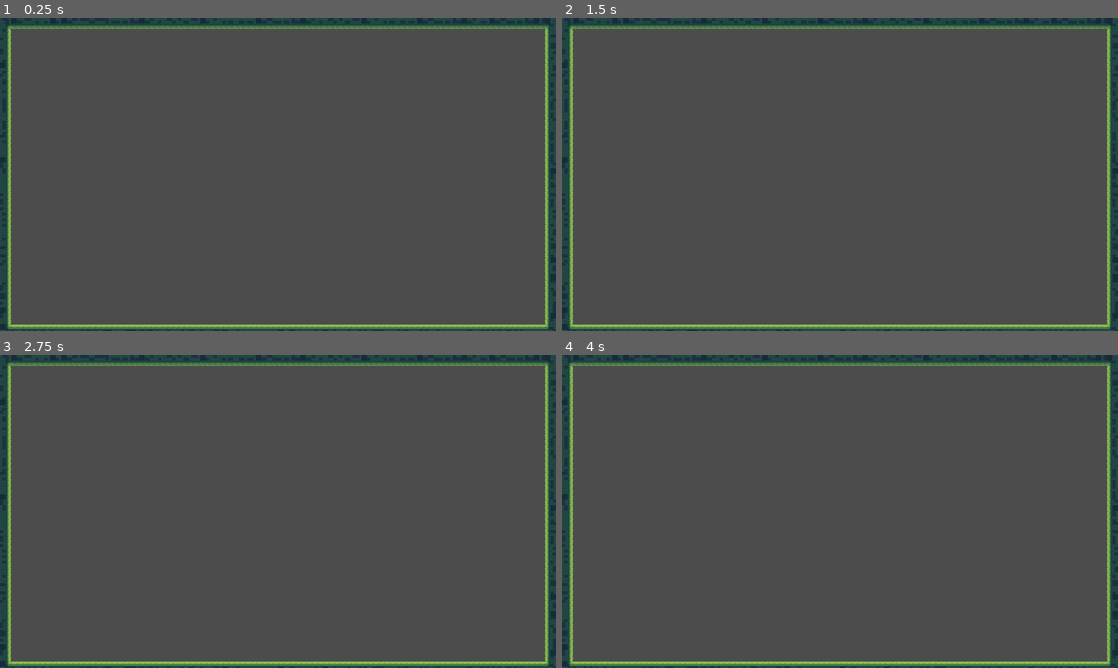
Above: before the commit, frames 1-4 (two rows, left to right).
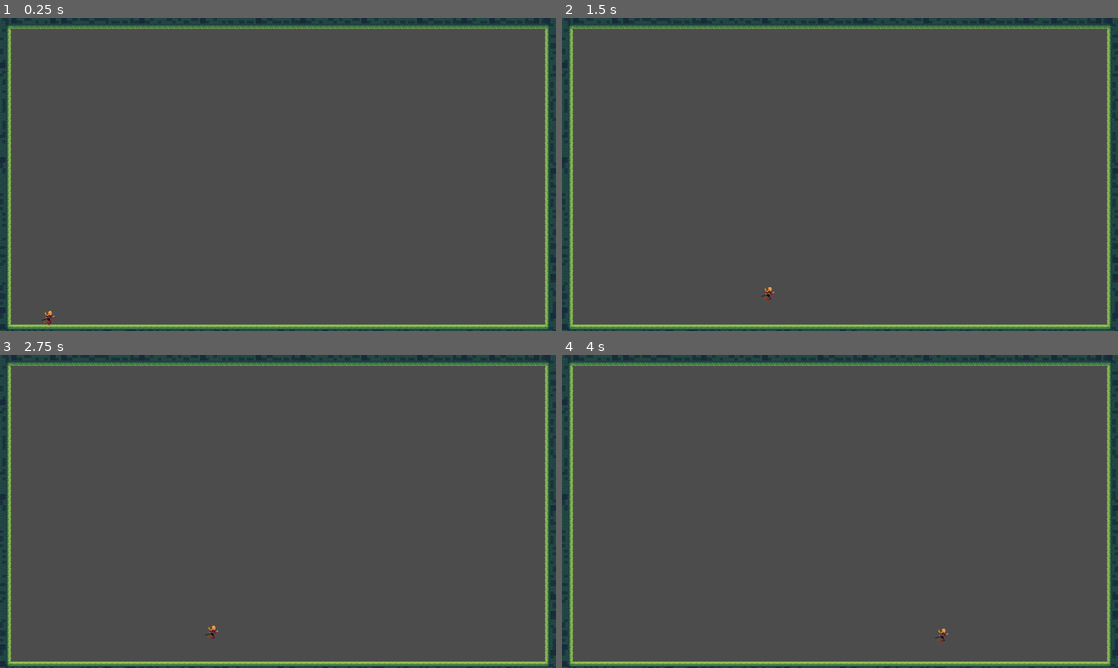
Above: after the commit, the same moments.

Repository: doofmars/root-girl
Game: Godot game, scene res://src/game.tscn
Same seed, same stepped clock (60 frames per second), same inputs: the game is played once before the commit and once after it.
Inputs (mouse positions are in pixels of both pictures, inside the frame that each line leads up to):
- Up to frame 1 (0.25 s): no input
- Up to frame 2 (1.5 s): tap Enter at 0.5 s; move the mouse to (962, 158) at 0.52 s; hold Right (ui_right) from 0.53 s (still down); tap Up (ui_up) at 0.6, 0.77, 1.07 s; move the mouse to (728, 190) at 1.27 s; click (728, 190) at 1.35 s
- Up to frame 3 (2.75 s): tap Up (ui_up) at 1.52, 1.55, 1.82, 2.1 s; move the mouse to (333, 442) at 2.02 s; release Right (ui_right) at 2.03 s; hold Left (ui_left) from 2.03 s (still down)
- Up to frame 4 (4 s): move the mouse to (812, 574) at 2.77 s; release Left (ui_left) at 2.78 s; hold Right (ui_right) from 2.78 s (still down); click (812, 574) at 2.85 s; tap Up (ui_up) at 3.02, 3.05, 3.32, 3.6, 3.77 s; move the mouse to (1006, 558) at 3.52 s

The runs differ from the first frame. In frame 1, less than 0.1% of the frame differs, in the area x 7-10%, y 93-99%; in frame 2, less than 0.1%; in frame 3, less than 0.1%; in frame 4, less than 0.1%.

Commit message:
Add moving character

Diff:
--- a/project.godot
+++ b/project.godot
@@ -40,6 +40,7 @@
 [physics]
 
 common/enable_pause_aware_picking=true
+2d/default_gravity=500
 
 [rendering]
 
--- /dev/null
+++ b/src/character/Girl.gd
@@ -0,0 +1,33 @@
+extends KinematicBody2D
+
+const WALK_FORCE = 5000
+const WALK_MAX_SPEED = 500
+const STOP_FORCE = 5000
+const JUMP_SPEED = 300
+
+var velocity = Vector2()
+
+onready var gravity = ProjectSettings.get_setting("physics/2d/default_gravity")
+
+
+func _physics_process(delta):
+	# Horizontal movement code. First, get the player's input.
+	var walk = WALK_FORCE * (Input.get_action_strength("ui_right") - Input.get_action_strength("ui_left"))
+	# Slow down the player if they're not trying to move.
+	if abs(walk) < WALK_FORCE * 0.2:
+		# The velocity, slowed down a bit, and then reassigned.
+		velocity.x = move_toward(velocity.x, 0, STOP_FORCE * delta)
+	else:
+		velocity.x += walk * delta
+	# Clamp to the maximum horizontal movement speed.
+	velocity.x = clamp(velocity.x, -WALK_MAX_SPEED, WALK_MAX_SPEED)
+
+	# Vertical movement code. Apply gravity.
+	velocity.y += gravity * delta
+
+	# Move based on the velocity and snap to the ground.
+	velocity = move_and_slide_with_snap(velocity, Vector2.DOWN, Vector2.UP)
+
+	# Check for jumping. is_on_floor() must be called after movement code.
+	if is_on_floor() and Input.is_action_just_pressed("ui_up"):
+		velocity.y = -JUMP_SPEED
--- /dev/null
+++ b/src/character/Girl.tscn
@@ -0,0 +1,59 @@
+[gd_scene load_steps=21 format=2]
+
+[ext_resource path="res://assets/Magic-Cliffs-Gamekit/Player Sprite/Sprites/run/run2.png" type="Texture" id=1]
+[ext_resource path="res://assets/Magic-Cliffs-Gamekit/Player Sprite/Sprites/run/run3.png" type="Texture" id=2]
+[ext_resource path="res://assets/Magic-Cliffs-Gamekit/Player Sprite/Sprites/idle/idle1.png" type="Texture" id=3]
+[ext_resource path="res://assets/Magic-Cliffs-Gamekit/Player Sprite/Sprites/idle/idle2.png" type="Texture" id=4]
+[ext_resource path="res://assets/Magic-Cliffs-Gamekit/Player Sprite/Sprites/idle/idle3.png" type="Texture" id=5]
+[ext_resource path="res://assets/Magic-Cliffs-Gamekit/Player Sprite/Sprites/jump/jump1.png" type="Texture" id=6]
+[ext_resource path="res://assets/Magic-Cliffs-Gamekit/Player Sprite/Sprites/jump/jump2.png" type="Texture" id=7]
+[ext_resource path="res://assets/Magic-Cliffs-Gamekit/Player Sprite/Sprites/run/run4.png" type="Texture" id=8]
+[ext_resource path="res://assets/Magic-Cliffs-Gamekit/Player Sprite/Sprites/fall/fall1.png" type="Texture" id=9]
+[ext_resource path="res://assets/Magic-Cliffs-Gamekit/Player Sprite/Sprites/fall/fall2.png" type="Texture" id=10]
+[ext_resource path="res://assets/Magic-Cliffs-Gamekit/Player Sprite/Sprites/run/run5.png" type="Texture" id=11]
+[ext_resource path="res://assets/Magic-Cliffs-Gamekit/Player Sprite/Sprites/run/run8.png" type="Texture" id=12]
+[ext_resource path="res://assets/Magic-Cliffs-Gamekit/Player Sprite/Sprites/jump/jump3.png" type="Texture" id=13]
+[ext_resource path="res://assets/Magic-Cliffs-Gamekit/Player Sprite/Sprites/idle/idle4.png" type="Texture" id=14]
+[ext_resource path="res://assets/Magic-Cliffs-Gamekit/Player Sprite/Sprites/run/run6.png" type="Texture" id=15]
+[ext_resource path="res://src/character/Girl.gd" type="Script" id=16]
+[ext_resource path="res://assets/Magic-Cliffs-Gamekit/Player Sprite/Sprites/run/run7.png" type="Texture" id=17]
+[ext_resource path="res://assets/Magic-Cliffs-Gamekit/Player Sprite/Sprites/run/run1.png" type="Texture" id=18]
+
+[sub_resource type="SpriteFrames" id=1]
+animations = [ {
+"frames": [ ExtResource( 9 ), ExtResource( 10 ) ],
+"loop": true,
+"name": "fall",
+"speed": 4.0
+}, {
+"frames": [ ExtResource( 3 ), ExtResource( 4 ), ExtResource( 5 ), ExtResource( 14 ) ],
+"loop": true,
+"name": "idle",
+"speed": 4.0
+}, {
+"frames": [ ExtResource( 6 ), ExtResource( 7 ), ExtResource( 13 ) ],
+"loop": true,
+"name": "jump",
+"speed": 4.0
+}, {
+"frames": [ ExtResource( 18 ), ExtResource( 1 ), ExtResource( 2 ), ExtResource( 8 ), ExtResource( 11 ), ExtResource( 15 ), ExtResource( 17 ), ExtResource( 12 ) ],
+"loop": true,
+"name": "run",
+"speed": 4.0
+} ]
+
+[sub_resource type="CapsuleShape2D" id=2]
+radius = 9.0
+height = 26.0
+
+[node name="Girl" type="KinematicBody2D"]
+script = ExtResource( 16 )
+
+[node name="AnimatedSprite" type="AnimatedSprite" parent="."]
+frames = SubResource( 1 )
+animation = "run"
+frame = 1
+
+[node name="CollisionShape2D" type="CollisionShape2D" parent="."]
+position = Vector2( 0, 26 )
+shape = SubResource( 2 )
--- a/src/game.tscn
+++ b/src/game.tscn
@@ -1,7 +1,11 @@
-[gd_scene load_steps=2 format=2]
+[gd_scene load_steps=3 format=2]
 
 [ext_resource path="res://src/level/level0.tscn" type="PackedScene" id=1]
+[ext_resource path="res://src/character/Girl.tscn" type="PackedScene" id=2]
 
 [node name="Game" type="Node"]
 
 [node name="level0" parent="." instance=ExtResource( 1 )]
+
+[node name="Girl" parent="level0" instance=ExtResource( 2 )]
+position = Vector2( 142, 828 )
